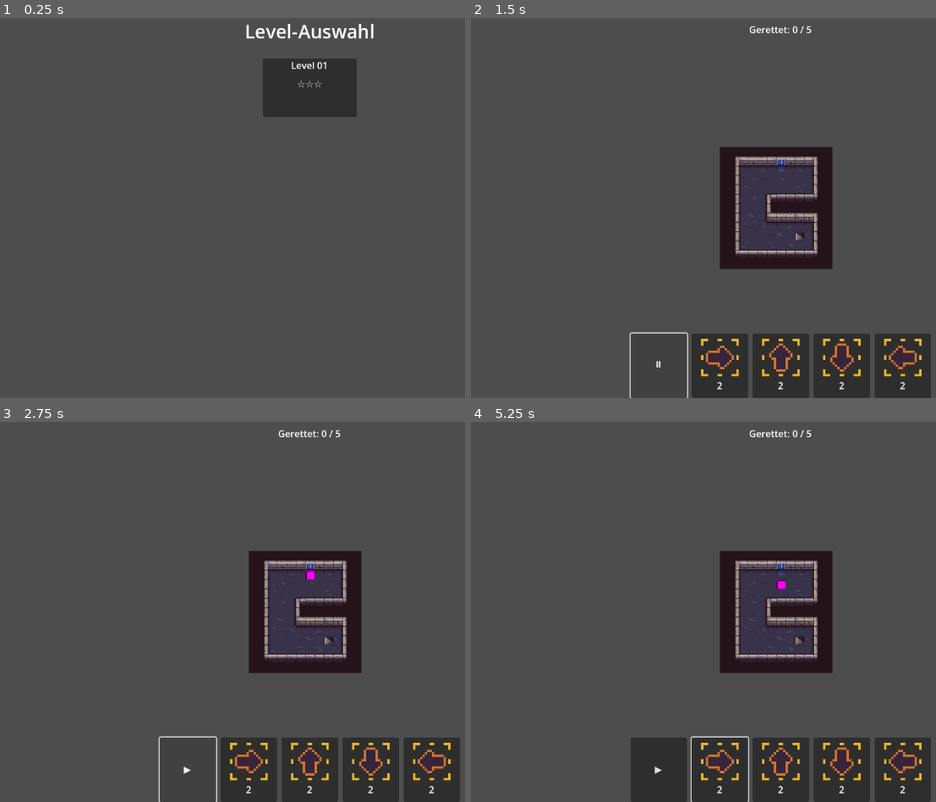
Above: before the commit, frames 1-4 (two rows, left to right).
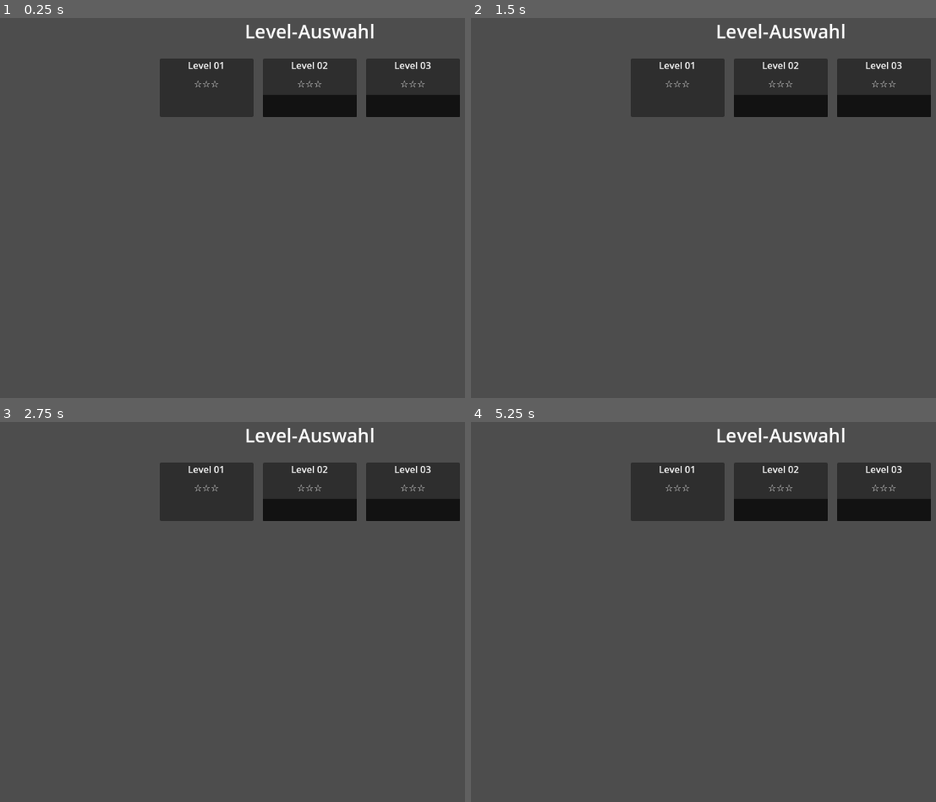
Above: after the commit, the same moments.

Repository: nico-hahn/freezelings
Game: Godot game, scene res://scenes/ui/level_select.tscn
Same seed, same stepped clock (60 frames per second), same inputs: the game is played once before the commit and once after it.
Inputs (mouse positions are in pixels of both pictures, inside the frame that each line leads up to):
- Up to frame 1 (0.25 s): no input
- Up to frame 2 (1.5 s): tap Enter at 0.5 s; drag from (782, 86) to (847, 124) at 0.52 s; click (657, 367) at 1.25 s, where only the run before the commit has a clickable "▶"
- Up to frame 3 (2.75 s): click (186, 771) at 2 s, where only the run before the commit has a clickable "⏸"
- Up to frame 4 (5.25 s): click (722, 771) at 2.77 s; click (657, 771) at 3.5 s, where only the run before the commit has a clickable "▶"; click (657, 771) at 4.25 s, where only the run before the commit has a clickable "⏸"; click (722, 771) at 5.02 s

The runs differ from the first frame. In frame 1, 7.3% of the frame differs, in the area x 34-99%, y 10-27%; in frame 2, 25%; in frame 3, 25%; in frame 4, 27%, in the area x 34-99%, y 1-100%.

Commit message:
add level definitions; add hole to level 2

Diff:
--- /dev/null
+++ b/resources/level_definitions/level_02.tres
@@ -0,0 +1,9 @@
+[gd_resource type="Resource" script_class="LevelDefinition" load_steps=2 format=3 uid="uid://cathm0yylq0yp"]
+
+[ext_resource type="Script" path="res://scripts/resources/level_definition.gd" id="1_oe2ce"]
+
+[resource]
+script = ExtResource("1_oe2ce")
+level_name = "Level 02"
+scene_path = "res://scenes/levels/level_02.tscn"
+level_index = 1
--- /dev/null
+++ b/resources/level_definitions/level_03.tres
@@ -0,0 +1,9 @@
+[gd_resource type="Resource" script_class="LevelDefinition" load_steps=2 format=3 uid="uid://btjes3v1dgcak"]
+
+[ext_resource type="Script" path="res://scripts/resources/level_definition.gd" id="1_vgi8c"]
+
+[resource]
+script = ExtResource("1_vgi8c")
+level_name = "Level 03"
+scene_path = "res://scenes/levels/level_01.tscn"
+level_index = 2
--- a/scenes/levels/level_02.tscn
+++ b/scenes/levels/level_02.tscn
@@ -1,18 +1,19 @@
-[gd_scene load_steps=2 format=4 uid="uid://bys5a074n4pi5"]
+[gd_scene load_steps=3 format=4 uid="uid://bys5a074n4pi5"]
 
-[ext_resource type="PackedScene" path="res://scenes/levels/level_base.tscn" id="1_f5vym"]
+[ext_resource type="PackedScene" uid="uid://devkpmqa0efr0" path="res://scenes/levels/level_base.tscn" id="1_f5vym"]
+[ext_resource type="PackedScene" uid="uid://dt8v1cecj4ynl" path="res://scenes/objects/hole.tscn" id="2_vq1pa"]
 
 [node name="Level02" instance=ExtResource("1_f5vym")]
 total_lemmings = 8
 required_saved = 4
 start_direction = 2
-stars_threshold_2 = 6
 starting_inventory = {
 "direction_arrow_east": 1,
 "direction_arrow_north": 1,
 "direction_arrow_south": 1,
 "direction_arrow_west": 1
 }
+stars_threshold_2 = 6
 
 [node name="Ground" parent="." index="1"]
 tile_map_data = PackedByteArray("AAABAAEAAAABAAEAAAACAAEAAAAFAAYAAAADAAEAAAAEAAEAAAABAAIAAAAGAAMAAAACAAIAAAAHAAMAAAADAA …(4896 unchanged characters)…
@@ -25,3 +26,6 @@
 
 [node name="ExitPoint" parent="Markers" index="1"]
 position = Vector2(40, 200)
+
+[node name="Hole" parent="DesignerObjectsContainer" index="0" instance=ExtResource("2_vq1pa")]
+position = Vector2(40, 104)
--- a/scenes/levels/level_base.tscn
+++ b/scenes/levels/level_base.tscn
@@ -1,29 +1,23 @@
-[gd_scene load_steps=5 format=4]
+[gd_scene load_steps=5 format=3 uid="uid://devkpmqa0efr0"]
 
 [ext_resource type="Script" uid="uid://b0gpav47qbmq8" path="res://scripts/level/level_controller.gd" id="1_lc"]
 [ext_resource type="TileSet" uid="uid://brea3fpq2hhp1" path="res://resources/tilesets/dungeon_tiles.tres" id="2_ts"]
-[ext_resource type="PackedScene" uid="uid://0sdir8cneuxs" path="res://scenes/entities/lemming_spawner.tscn" id="3_spawner"]
-[ext_resource type="Script" path="res://scripts/level/level_camera.gd" id="4_cam"]
+[ext_resource type="PackedScene" path="res://scenes/entities/lemming_spawner.tscn" id="3_spawner"]
+[ext_resource type="Script" uid="uid://blo8dvtjon7ep" path="res://scripts/level/level_camera.gd" id="4_cam"]
 
 [node name="LevelBase" type="Node2D"]
 script = ExtResource("1_lc")
-total_lemmings = 10
-required_saved = 7
-spawn_interval = 3
-start_direction = 1
-starting_inventory = {}
 
 [node name="Camera2D" type="Camera2D" parent="."]
 script = ExtResource("4_cam")
-enabled = true
 
 [node name="Ground" type="TileMapLayer" parent="."]
+texture_filter = 1
 tile_set = ExtResource("2_ts")
-texture_filter = 1
 
 [node name="Walls" type="TileMapLayer" parent="."]
+texture_filter = 1
 tile_set = ExtResource("2_ts")
-texture_filter = 1
 
 [node name="Markers" type="Node2D" parent="."]
 
@@ -35,6 +29,6 @@
 
 [node name="DesignerObjectsContainer" type="Node2D" parent="."]
 
+[node name="PlacedObjectsContainer" type="Node2D" parent="."]
+
 [node name="LemmingsContainer" type="Node2D" parent="."]
-
-[node name="PlacedObjectsContainer" type="Node2D" parent="."]
--- a/scenes/objects/hole.tscn
+++ b/scenes/objects/hole.tscn
@@ -1,9 +1,10 @@
-[gd_scene load_steps=3 format=3]
+[gd_scene load_steps=3 format=3 uid="uid://dt8v1cecj4ynl"]
 
-[ext_resource type="Script" path="res://scripts/objects/hole.gd" id="1_hole"]
+[ext_resource type="Script" uid="uid://cfiul7y4ann8l" path="res://scripts/objects/hole.gd" id="1_hole"]
 [ext_resource type="Texture2D" uid="uid://c8ub466gg3cgb" path="res://assets/hole.png" id="2_tex"]
 
 [node name="Hole" type="Node2D"]
+texture_filter = 1
 script = ExtResource("1_hole")
 
 [node name="Sprite2D" type="Sprite2D" parent="."]
--- a/scenes/ui/level_select.tscn
+++ b/scenes/ui/level_select.tscn
@@ -1,16 +1,18 @@
-[gd_scene load_steps=3 format=3]
+[gd_scene load_steps=3 format=3 uid="uid://b1jiu6tx0d2d4"]
 
-[ext_resource type="Script" path="res://scripts/ui/level_select.gd" id="1_ls"]
+[ext_resource type="Script" uid="uid://2ik4732w8cfu" path="res://scripts/ui/level_select.gd" id="1_ls"]
 [ext_resource type="PackedScene" path="res://scenes/ui/level_card.tscn" id="2_lc"]
 
 [node name="LevelSelect" type="Control"]
-script = ExtResource("1_ls")
+layout_mode = 3
+anchors_preset = 15
 anchor_right = 1.0
 anchor_bottom = 1.0
+script = ExtResource("1_ls")
 level_card_scene = ExtResource("2_lc")
 
 [node name="VBoxContainer" type="VBoxContainer" parent="."]
-anchors_preset = 15
+layout_mode = 0
 anchor_right = 1.0
 anchor_bottom = 1.0
 grow_horizontal = 2
@@ -20,13 +22,13 @@
 [node name="TitleLabel" type="Label" parent="VBoxContainer"]
 layout_mode = 2
 size_flags_horizontal = 4
+theme_override_font_sizes/font_size = 32
+text = "Level-Auswahl"
 horizontal_alignment = 1
-text = "Level-Auswahl"
-theme_override_font_sizes/font_size = 32
 
 [node name="LevelGrid" type="GridContainer" parent="VBoxContainer"]
 layout_mode = 2
 size_flags_horizontal = 4
-columns = 3
 theme_override_constants/h_separation = 16
 theme_override_constants/v_separation = 16
+columns = 3
Not shown, added: scripts/objects/hole.gd.uid
